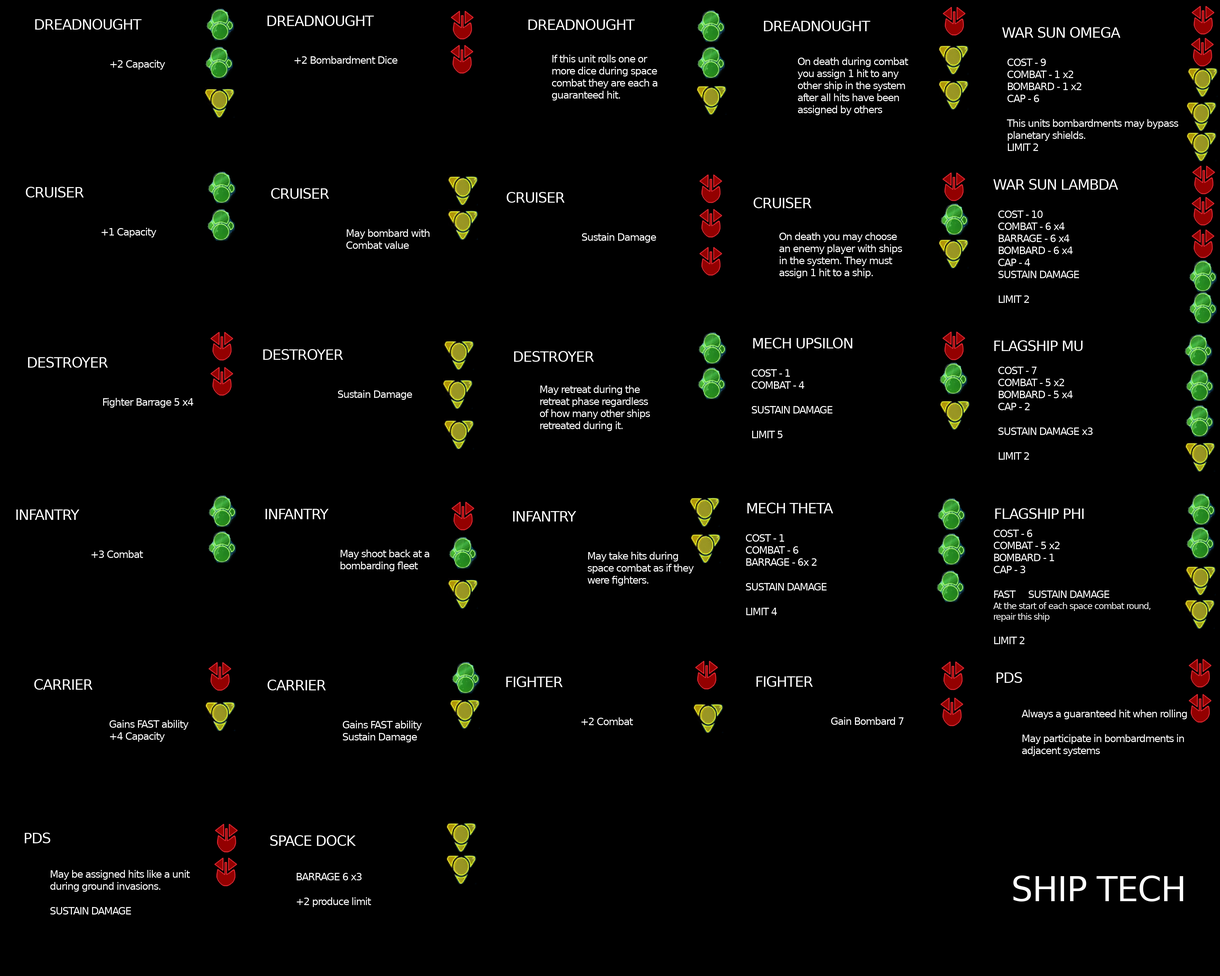
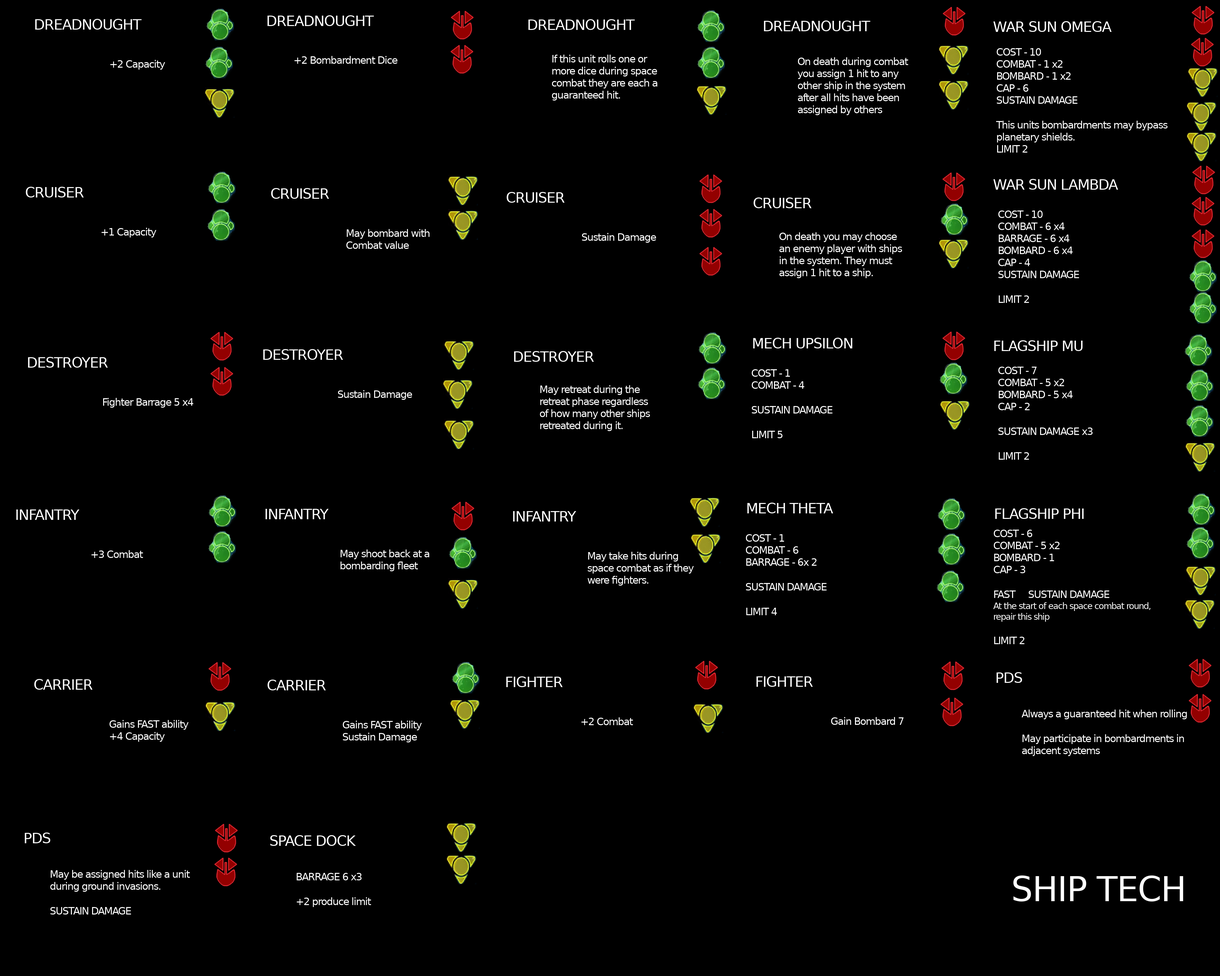
Layers edited between the first and the second 1220 x 976 image:
renamed "COST - 9 ..." to "COST - 10 ... #1", painted on it over <box>996,48,1179,153</box>
painted on "dread #37" over <box>993,21,1121,38</box>
